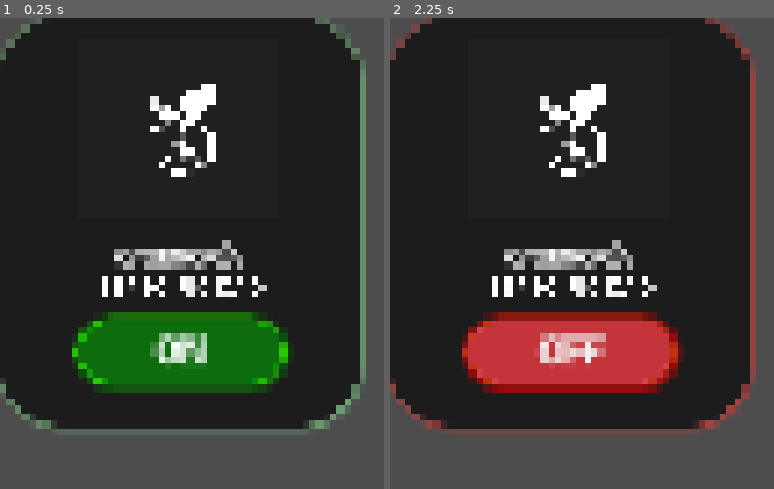
Above: before the commit, frames 1-2 (left to right).
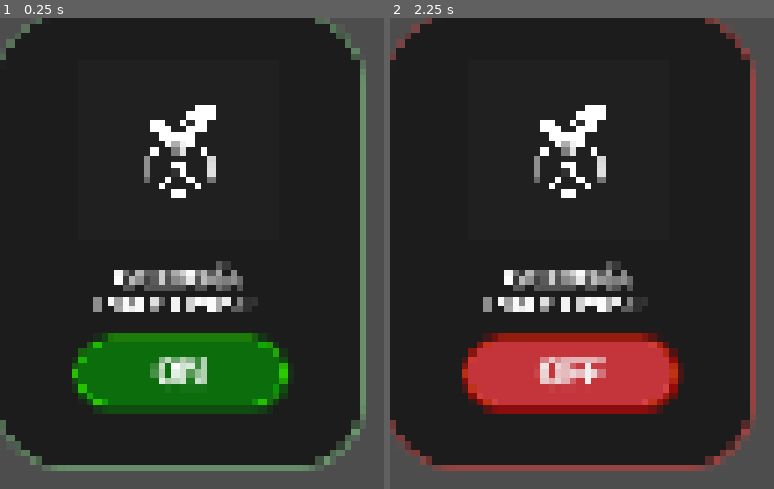
Above: after the commit, the same moments.

Repository: romsreu/hydrolab-twin
Game: Godot game, scene res://scenes/app/components/StatusCard.tscn
Same seed, same stepped clock (60 frames per second), same inputs: the game is played once before the commit and once after it. This scene is started directly instead of the project's main scene.
Inputs:
- Up to frame 1 (0.25 s): no input
- Up to frame 2 (2.25 s): click "ON" at 0.5 s; click "OFF" at 1.25 s; click "ON" at 2 s

The runs differ from the first frame. In frame 1, 22% of the frame differs, in the area x 0-96%, y 14-97%; in frame 2, 23%.

Commit message:
Added NavBar and SensorCard classes

Diff:
--- /dev/null
+++ b/scenes/app/BottomNavbar.tscn
@@ -0,0 +1,50 @@
+[gd_scene format=3 uid="uid://cufm3lsi6iio1"]
+
+[ext_resource type="Script" uid="uid://doqnpclm3438h" path="res://scenes/app/bottom_navbar.gd" id="1_lxbab"]
+[ext_resource type="PackedScene" uid="uid://ba5mck8x4yjrq" path="res://scenes/app/NavButton.tscn" id="1_yp2w4"]
+
+[sub_resource type="StyleBoxFlat" id="StyleBoxFlat_x5fnf"]
+bg_color = Color(0.23529412, 0.23529412, 0.23529412, 0.6901961)
+corner_radius_top_left = 70
+corner_radius_top_right = 70
+corner_detail = 15
+
+[node name="BottomNavbar" type="Panel" unique_id=356294177]
+anchors_preset = -1
+anchor_top = 0.92600006
+anchor_right = 1.0
+anchor_bottom = 1.0
+offset_top = -0.920166
+grow_horizontal = 2
+grow_vertical = 0
+theme_override_styles/panel = SubResource("StyleBoxFlat_x5fnf")
+script = ExtResource("1_lxbab")
+
+[node name="HBoxContainer" type="HBoxContainer" parent="." unique_id=1676727110]
+layout_mode = 1
+anchors_preset = 15
+anchor_right = 1.0
+anchor_bottom = 1.0
+grow_horizontal = 2
+grow_vertical = 2
+theme_override_constants/separation = 100
+alignment = 1
+
+[node name="InicioButton" parent="HBoxContainer" unique_id=525587959 instance=ExtResource("1_yp2w4")]
+custom_minimum_size = Vector2(150, 150)
+layout_mode = 2
+
+[node name="VirtualizationButton" parent="HBoxContainer" unique_id=489122621 instance=ExtResource("1_yp2w4")]
+custom_minimum_size = Vector2(150, 150)
+layout_mode = 2
+label_text = "3D"
+
+[node name="HistoricoButton" parent="HBoxContainer" unique_id=1277552996 instance=ExtResource("1_yp2w4")]
+custom_minimum_size = Vector2(150, 150)
+layout_mode = 2
+label_text = "HISTORICO"
+
+[node name="ConfiguracionButton" parent="HBoxContainer" unique_id=1914792525 instance=ExtResource("1_yp2w4")]
+custom_minimum_size = Vector2(150, 150)
+layout_mode = 2
+label_text = "CONFIGURACION"
--- /dev/null
+++ b/scenes/app/NavButton.tscn
@@ -0,0 +1,49 @@
+[gd_scene format=3 uid="uid://ba5mck8x4yjrq"]
+
+[ext_resource type="Script" uid="uid://pvcgln8xy4cq" path="res://scenes/app/nav_button.gd" id="1_21ms5"]
+[ext_resource type="Texture2D" uid="uid://bbjs5epms58l2" path="res://assets/images/app/iconv2.png" id="1_26dof"]
+[ext_resource type="FontFile" uid="uid://dufj1l6ij21hr" path="res://assets/text_fonts/BricolageGrotesque-VariableFont_opsz,wdth,wght.ttf" id="2_21ms5"]
+
+[node name="NavButton" type="Button" unique_id=525587959]
+anchors_preset = -1
+anchor_right = 0.17300001
+anchor_bottom = 0.089
+offset_right = 0.1599884
+offset_bottom = -0.8800049
+flat = true
+script = ExtResource("1_21ms5")
+icon_texture = ExtResource("1_26dof")
+
+[node name="NavIcon" type="TextureRect" parent="." unique_id=92176554]
+layout_mode = 1
+anchors_preset = 8
+anchor_left = 0.5
+anchor_top = 0.5
+anchor_right = 0.5
+anchor_bottom = 0.5
+offset_left = -42.75
+offset_top = -48.0
+offset_right = 42.75
+offset_bottom = 32.0
+grow_horizontal = 2
+grow_vertical = 2
+expand_mode = 1
+
+[node name="Label" type="Label" parent="NavIcon" unique_id=421004687]
+layout_mode = 1
+anchors_preset = 7
+anchor_left = 0.5
+anchor_top = 1.0
+anchor_right = 0.5
+anchor_bottom = 1.0
+offset_left = -42.5
+offset_top = 2.0
+offset_right = 42.5
+offset_bottom = 44.29167
+grow_horizontal = 2
+grow_vertical = 0
+theme_override_fonts/font = ExtResource("2_21ms5")
+theme_override_font_sizes/font_size = 28
+horizontal_alignment = 1
+
+[connection signal="pressed" from="." to="." method="_on_pressed"]
--- /dev/null
+++ b/scenes/app/SensorCard.tscn
@@ -0,0 +1,92 @@
+[gd_scene format=3 uid="uid://ciayiuvl4ski8"]
+
+[ext_resource type="Texture2D" uid="uid://bbjs5epms58l2" path="res://assets/images/app/iconv2.png" id="1_36liv"]
+[ext_resource type="FontFile" uid="uid://dufj1l6ij21hr" path="res://assets/text_fonts/BricolageGrotesque-VariableFont_opsz,wdth,wght.ttf" id="2_73qj0"]
+[ext_resource type="FontFile" uid="uid://dqfyc72stu5t5" path="res://assets/text_fonts/Inter-VariableFont_opsz,wght.ttf" id="3_5b1fv"]
+
+[sub_resource type="StyleBoxFlat" id="StyleBoxFlat_n6nej"]
+bg_color = Color(0.10872076, 0.10872077, 0.10872071, 1)
+border_color = Color(0.0049405433, 0.008754711, 0.0069648316, 0.3254902)
+border_blend = true
+corner_radius_top_left = 50
+corner_radius_top_right = 50
+corner_radius_bottom_right = 50
+corner_radius_bottom_left = 50
+corner_detail = 15
+shadow_color = Color(0.5219671, 0.85404146, 0.5478141, 0.6)
+shadow_size = 5
+shadow_offset = Vector2(1, 1)
+
+[node name="SensorCard" type="Panel" unique_id=1199411364]
+anchors_preset = -1
+anchor_right = 0.26700002
+anchor_bottom = 0.186
+offset_right = -0.36001587
+offset_bottom = -0.11999512
+theme_override_styles/panel = SubResource("StyleBoxFlat_n6nej")
+
+[node name="Icon" type="TextureRect" parent="." unique_id=467582801]
+layout_mode = 1
+anchors_preset = 5
+anchor_left = 0.5
+anchor_right = 0.5
+offset_left = -81.35416
+offset_top = 30.0
+offset_right = 81.35416
+offset_bottom = 172.0
+grow_horizontal = 2
+texture = ExtResource("1_36liv")
+expand_mode = 1
+
+[node name="SensorLabel" type="Label" parent="Icon" unique_id=897036082]
+layout_mode = 1
+anchors_preset = 7
+anchor_left = 0.5
+anchor_top = 1.0
+anchor_right = 0.5
+anchor_bottom = 1.0
+offset_left = -81.0
+offset_top = 12.0
+offset_right = 81.0
+offset_bottom = 35.0
+grow_horizontal = 2
+grow_vertical = 0
+theme_override_fonts/font = ExtResource("2_73qj0")
+theme_override_font_sizes/font_size = 20
+text = "SENSOR"
+horizontal_alignment = 1
+
+[node name="NumeroLabel" type="Label" parent="." unique_id=806451305]
+layout_mode = 1
+anchors_preset = 7
+anchor_left = 0.5
+anchor_top = 1.0
+anchor_right = 0.5
+anchor_bottom = 1.0
+offset_left = -43.75
+offset_top = -152.0
+offset_right = 43.75
+offset_bottom = -67.0
+grow_horizontal = 2
+grow_vertical = 0
+theme_override_fonts/font = ExtResource("3_5b1fv")
+theme_override_font_sizes/font_size = 70
+text = "99"
+
+[node name="UnidadLabel" type="Label" parent="NumeroLabel" unique_id=986623129]
+layout_mode = 1
+anchors_preset = 7
+anchor_left = 0.5
+anchor_top = 1.0
+anchor_right = 0.5
+anchor_bottom = 1.0
+offset_left = -27.0
+offset_top = -9.200012
+offset_right = 27.0
+offset_bottom = 27.049988
+grow_horizontal = 2
+grow_vertical = 0
+theme_override_fonts/font = ExtResource("2_73qj0")
+theme_override_font_sizes/font_size = 30
+text = "%"
+horizontal_alignment = 1
--- /dev/null
+++ b/scenes/app/bottom_navbar.gd
@@ -0,0 +1,37 @@
+class_name NavBar
+extends Panel
+
+signal tab_changed(tab: String)
+signal view_changed(view: String)
+
+@onready var inicio_button: NavButton         = $HBoxContainer/InicioButton
+@onready var virtualization_button: NavButton = $HBoxContainer/VirtualizationButton
+@onready var historico_button: NavButton      = $HBoxContainer/HistoricoButton
+@onready var configuracion_button: NavButton  = $HBoxContainer/ConfiguracionButton
+
+var _buttons: Array[NavButton]
+var _views: Dictionary  # NavButton -> nombre de vista
+
+
+func _ready() -> void:
+	_buttons = [inicio_button, virtualization_button, historico_button, configuracion_button]
+	_views = {
+		inicio_button:         "Dashboard",
+		virtualization_button: "Virtualization",
+		historico_button:      "Historico",
+		configuracion_button:  "Configuracion",
+	}
+	for btn in _buttons:
+		btn.nav_pressed.connect(_on_nav_pressed)
+	_set_active(inicio_button)
+
+
+func _on_nav_pressed(button: NavButton) -> void:
+	_set_active(button)
+
+
+func _set_active(active: NavButton) -> void:
+	for btn in _buttons:
+		btn.set_active(btn == active)
+	tab_changed.emit(active.name)
+	view_changed.emit(_views[active])
--- a/scenes/app/components/StatusCard.tscn
+++ b/scenes/app/components/StatusCard.tscn
@@ -4,7 +4,7 @@
 [ext_resource type="Texture2D" uid="uid://bbjs5epms58l2" path="res://assets/images/app/iconv2.png" id="2_n6nej"]
 [ext_resource type="FontFile" uid="uid://dufj1l6ij21hr" path="res://assets/text_fonts/BricolageGrotesque-VariableFont_opsz,wdth,wght.ttf" id="3_bgsvc"]
 [ext_resource type="FontFile" uid="uid://dqfyc72stu5t5" path="res://assets/text_fonts/Inter-VariableFont_opsz,wght.ttf" id="3_n6nej"]
-[ext_resource type="PackedScene" uid="uid://22ls2jowtvm7" path="res://scenes/app/components/toggle_button.tscn" id="3_vjski"]
+[ext_resource type="PackedScene" uid="uid://22ls2jowtvm7" path="res://scenes/app/components/ToggleButton.tscn" id="3_vjski"]
 
 [sub_resource type="StyleBoxFlat" id="StyleBoxFlat_n6nej"]
 bg_color = Color(0.10872076, 0.10872077, 0.10872071, 1)
@@ -24,7 +24,7 @@
 anchor_right = 0.26700002
 anchor_bottom = 0.17
 offset_right = -0.36001587
-offset_bottom = -0.3999939
+offset_bottom = 30.600006
 theme_override_styles/panel = SubResource("StyleBoxFlat_n6nej")
 script = ExtResource("1_5175s")
 
@@ -33,10 +33,10 @@
 anchors_preset = 5
 anchor_left = 0.5
 anchor_right = 0.5
-offset_left = -80.0
-offset_top = 20.0
-offset_right = 82.70831
-offset_bottom = 162.0
+offset_left = -81.35416
+offset_top = 36.0
+offset_right = 81.35416
+offset_bottom = 178.0
 grow_horizontal = 2
 texture = ExtResource("2_n6nej")
 expand_mode = 1
@@ -85,9 +85,9 @@
 anchor_right = 0.5
 anchor_bottom = 1.0
 offset_left = -84.37837
-offset_top = -87.0
+offset_top = -101.0
 offset_right = 84.37837
-offset_bottom = -31.0
+offset_bottom = -45.0
 grow_horizontal = 2
 grow_vertical = 0
 
--- a/scenes/app/main/app.tscn
+++ b/scenes/app/main/app.tscn
@@ -53,6 +53,7 @@
 layout_mode = 1
 
 [node name="Configuration" parent="MenuPanel" unique_id=509654155 instance=ExtResource("2_l1oqf")]
+visible = false
 layout_mode = 1
 
 [node name="BottomNav" type="Control" parent="." unique_id=1497880004]
--- /dev/null
+++ b/scenes/app/nav_button.gd
@@ -0,0 +1,49 @@
+class_name NavButton
+extends Button
+
+signal nav_pressed(button: NavButton)
+@onready var nav_icon: TextureRect = $NavIcon
+@onready var label: Label = $NavIcon/Label
+
+@export var label_text: String = "INICIO":
+	set(value):
+		label_text = value
+		if is_node_ready():
+			label.text = value
+
+@export var icon_texture: Texture2D:
+	set(value):
+		icon_texture = value
+		if is_node_ready():
+			nav_icon.texture = value
+
+@export var is_active: bool = false:
+	set(value):
+		is_active = value
+		if is_node_ready():
+			_update_style()
+
+
+
+const COLOR_ACTIVE   := Color("#4caf50")
+const COLOR_INACTIVE := Color("#888888")
+
+func _ready() -> void:
+	focus_mode = Control.FOCUS_NONE
+	for state in ["normal", "hover", "pressed", "focus"]:
+		add_theme_stylebox_override(state, StyleBoxEmpty.new())
+	# Forzar los setters manualmente
+	label.text       = label_text
+	nav_icon.texture = icon_texture
+	_update_style()
+
+func set_active(value: bool) -> void:
+	is_active = value
+
+func _update_style() -> void:
+	var color := COLOR_ACTIVE if is_active else COLOR_INACTIVE
+	label.add_theme_color_override("font_color", color)
+	nav_icon.modulate = color
+
+func _on_pressed() -> void:
+	nav_pressed.emit(self)
Not shown, added: scenes/app/bottom_navbar.gd.uid
Renamed: scenes/app/components/toggle_button.tscn -> scenes/app/components/ToggleButton.tscn
Not shown, added: scenes/app/nav_button.gd.uid
